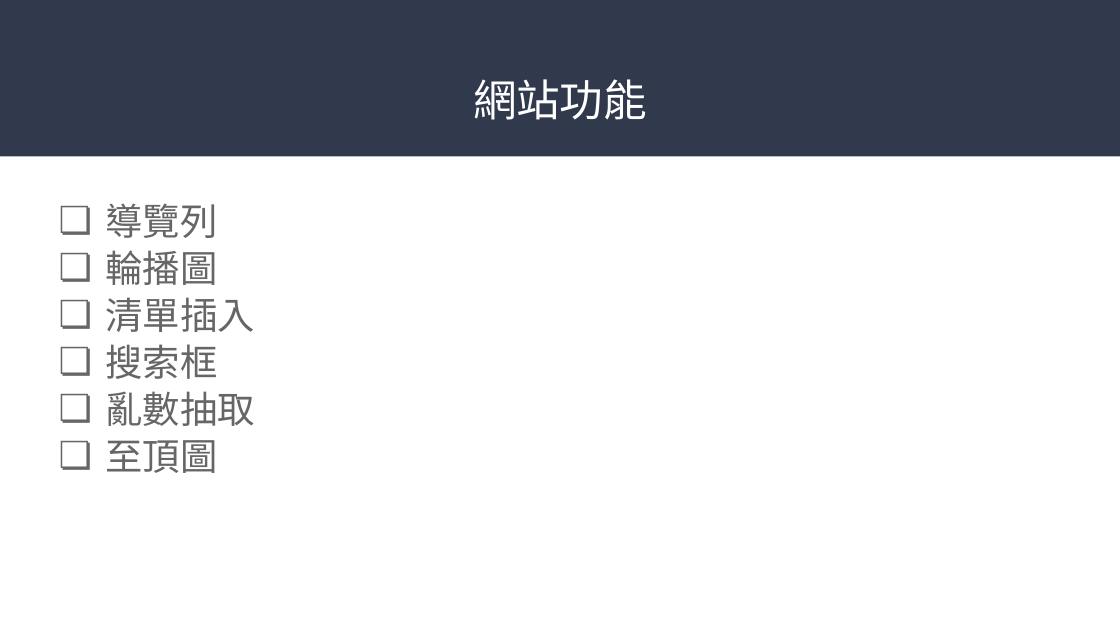
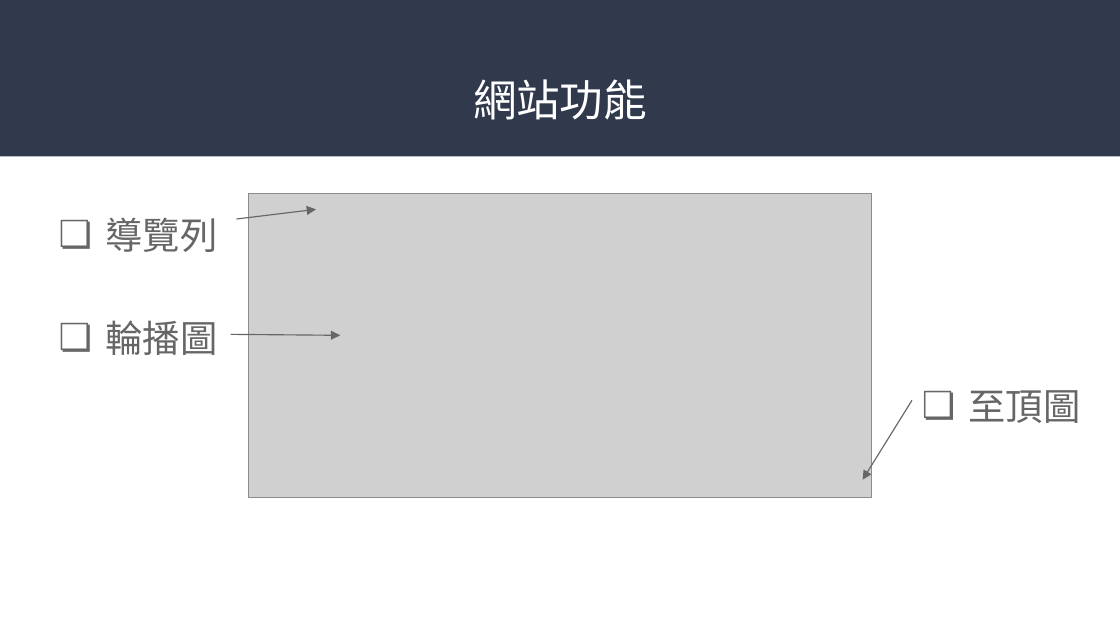
Before and after one commit to Kkoshcher/AnimeListView, a slide deck: slide 3 of PPT/小專(謝政利).pptx. Drawn at 1120x630 pixels with LibreOffice and Linux fonts; fonts in the diff are those of the drawing; grey boxes stand for pictures. Boxes give left, top, right and bottom in pixels: in the first picture for what was removed or moved away, otherwise in the second. Text is boxed around its words. In the diff, an @@ line names an element or a change of style, - is before the commit and + after.

```diff
--- a/PPT/小專(謝政利).pptx
+++ b/PPT/小專(謝政利).pptx
@@ text "導覽列": place and size @@
-text "導覽列" at [105, 203, 254, 473]
+text "導覽列" at [105, 217, 217, 355]
@@ text "導覽列" at [105, 217, 217, 355]: line spacing 1.05 to 1.15 @@
@@ arrow added from (236, 220) to (316, 209), #666666 0.75 pt @@
@@ picture added at [249, 194, 872, 497] @@
@@ text at [105, 297, 254, 473]: paragraphs removed @@
-❏ 清單插入
-❏ 搜索框
-❏ 亂數抽取
-❏ 至頂圖
@@ arrow added from (231, 335) to (340, 335), #666666 0.75 pt @@
@@ arrow added from (912, 400) to (862, 479), #666666 0.75 pt @@
@@ text added at [969, 390, 1081, 423], 24 pt, text #666666 @@
+❏ 至頂圖
```
Also in this commit, not shown: 3 other slides changed, 1 slide added.
